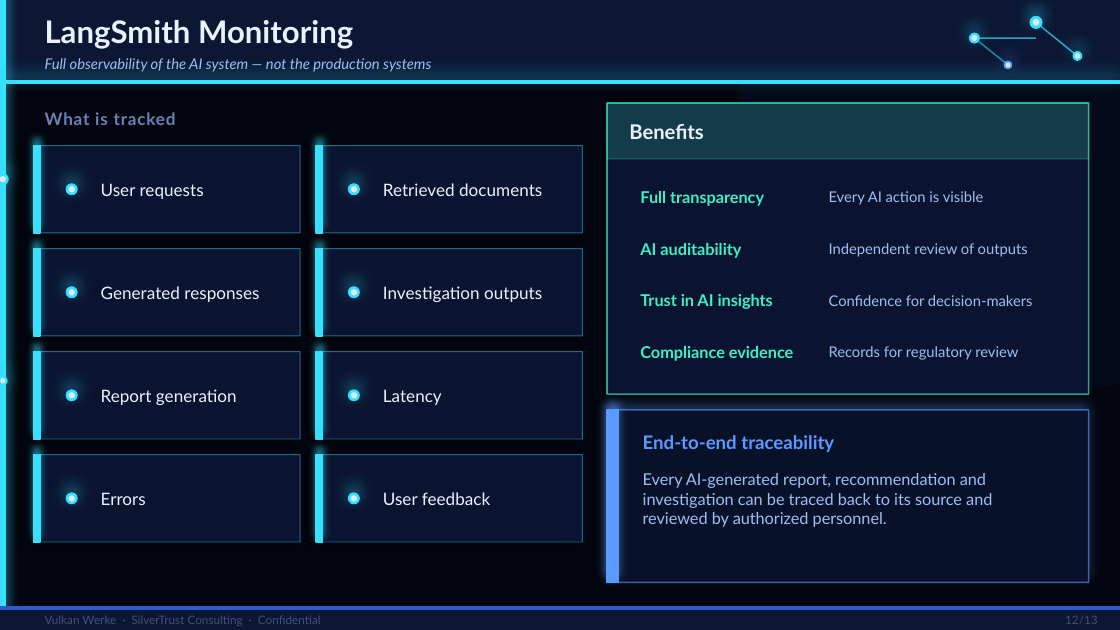
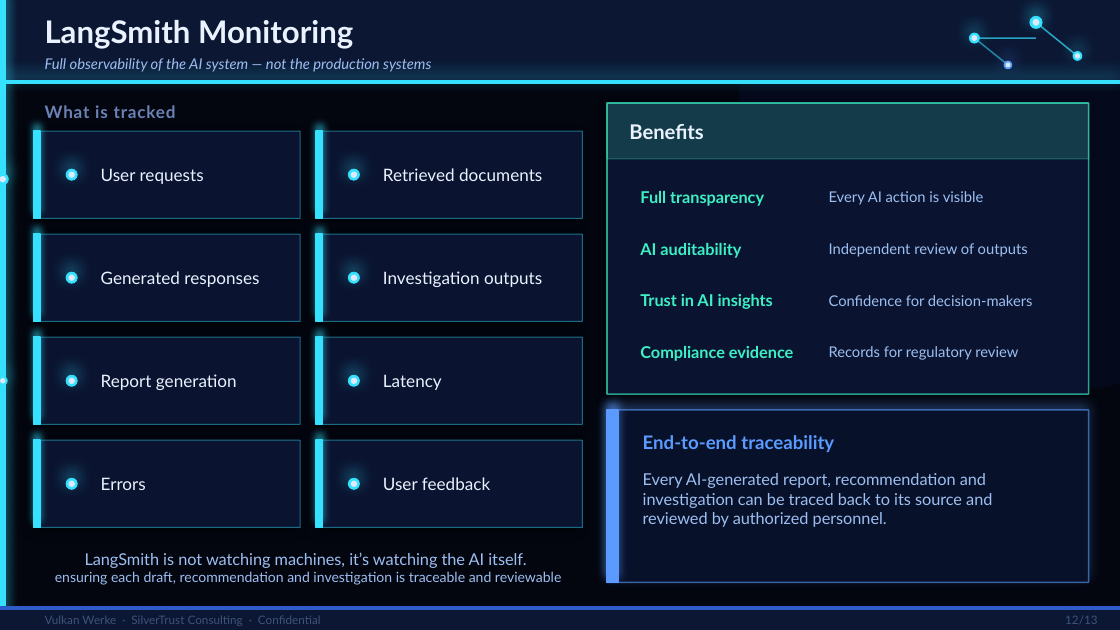
Before and after one commit to maxxeagleowl/Project_Vulkan_Werke_-_FemCare_AI, a slide deck: slide 11 of Vulcan Werke/VulkanWerke_Solution_Proposal_2.0.pptx. Drawn at 1120x630 pixels with LibreOffice and Linux fonts; fonts in the diff are those of the drawing. Boxes give left, top, right and bottom in pixels: in the first picture for what was removed or moved away, otherwise in the second. Text is boxed around its words. In the diff, an @@ line names an element or a change of style, - is before the commit and + after.

Commit message:
PPT V2 fix

```diff
--- a/Vulcan Werke/VulkanWerke_Solution_Proposal_2.0.pptx
+++ b/Vulcan Werke/VulkanWerke_Solution_Proposal_2.0.pptx
@@ text "What is tracked": place and size @@
-text "What is tracked" at box(45, 112, 176, 125)
+text "What is tracked" at box(45, 105, 176, 118)
@@ 16 rectangles, 16 ellipses, 8 texts: place and size @@
-16 rectangles, 16 ellipses, 8 texts at box(34, 146, 582, 542)
+16 rectangles, 16 ellipses, 8 texts at box(34, 131, 582, 528)
@@ text added at box(55, 552, 561, 585), 9 pt, text #9DBEF0 @@
+LangSmith is not watching machines, it’s watching the AI itself.
+ensuring each draft, recommendation and investigation is traceable and reviewable
```
